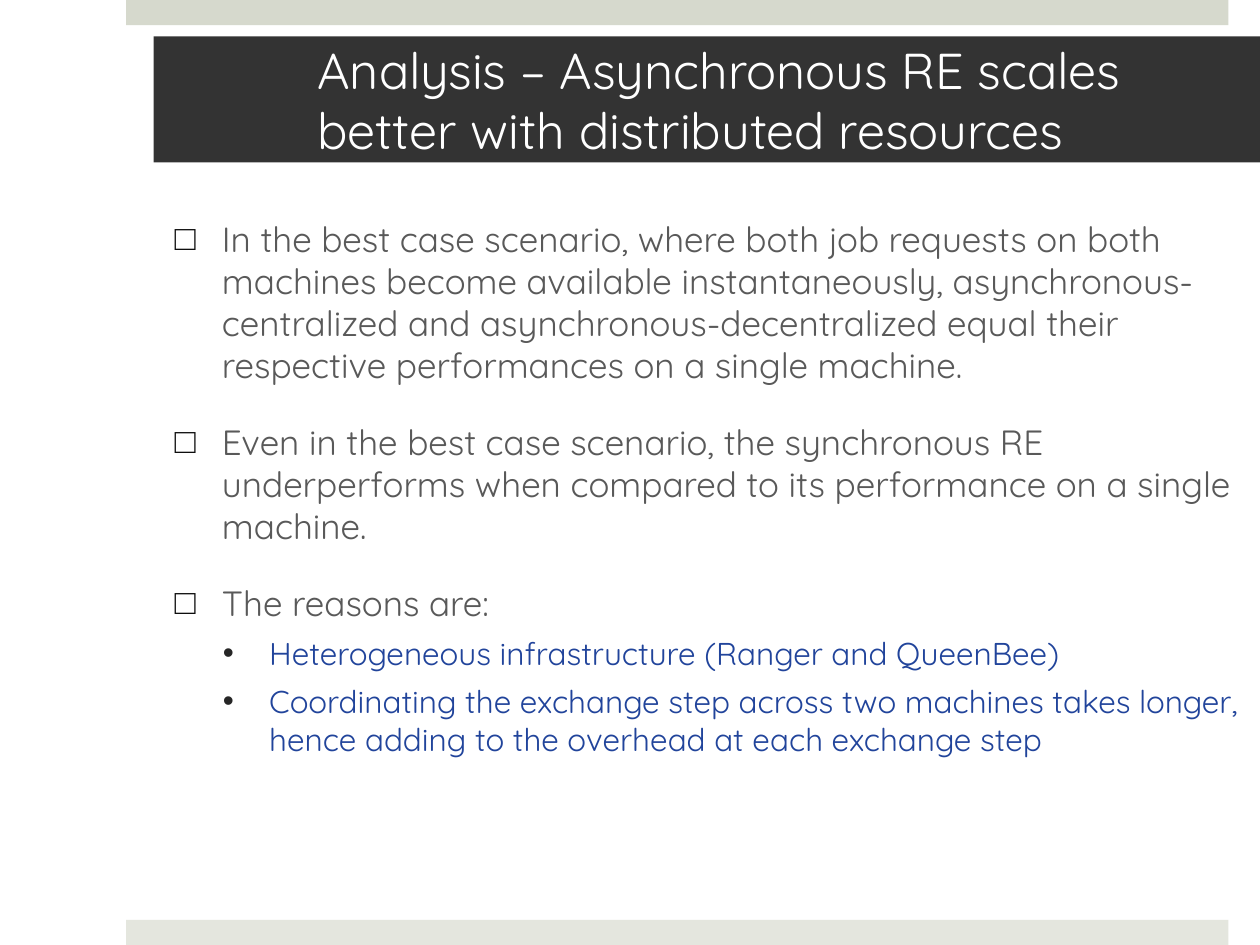
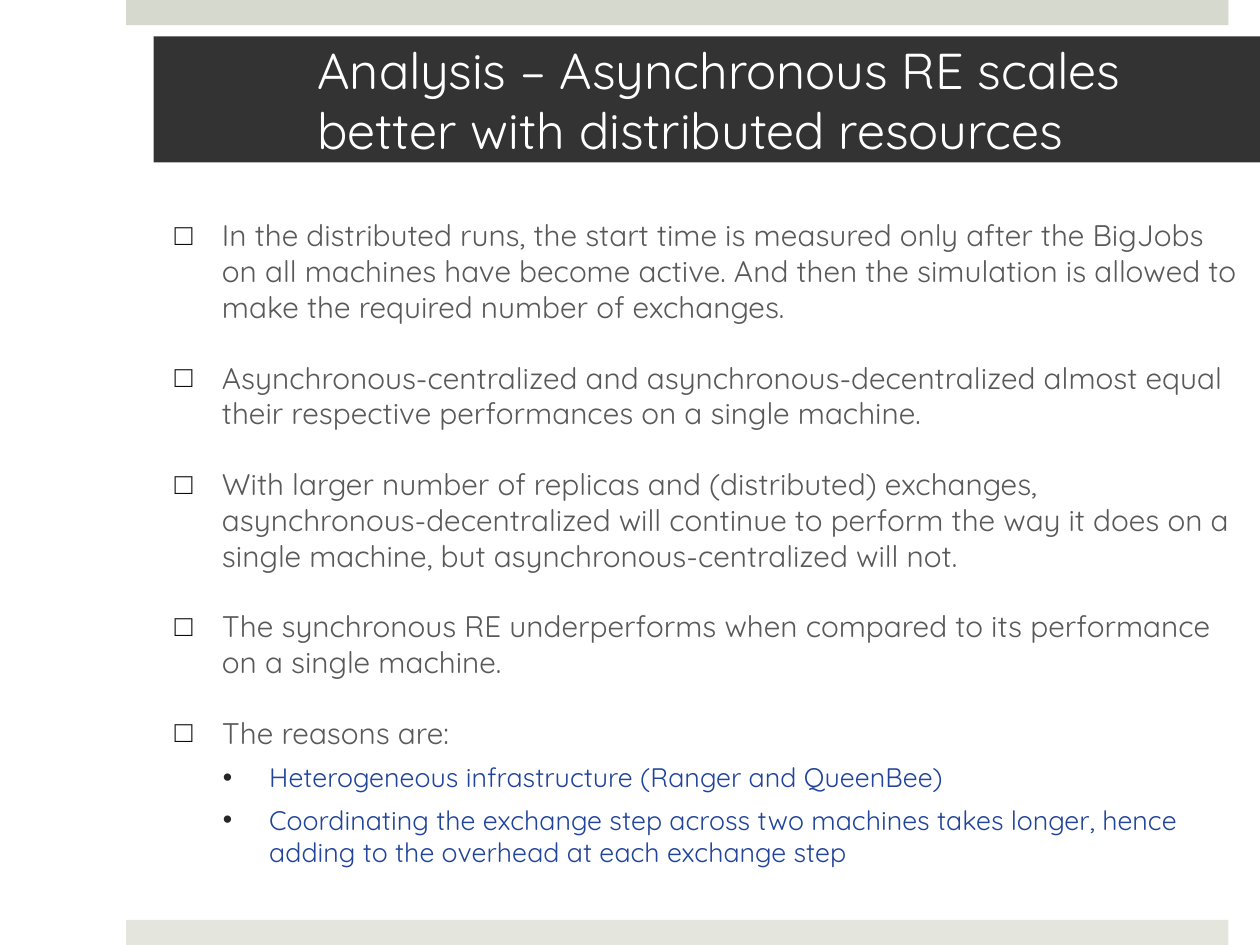
Before and after one commit to saga-project/saga-cpp-legacy-projects, a slide deck: slide 21 of papers/async-re/data/RE.pptx (slide 22 before the commit). Drawn at 1260x945 pixels with LibreOffice and Linux fonts; fonts in the diff are those of the drawing; background and template pictures are left out. Boxes give left, top, right and bottom in pixels: in the first picture for what was removed or moved away, otherwise in the second. Text is boxed around its words. In the diff, an @@ line names an element or a change of style, - is before the commit and + after.

```diff
--- a/papers/async-re/data/RE.pptx
+++ b/papers/async-re/data/RE.pptx
@@ text at bbox=[222, 224, 1236, 679]: text changed; size 20 to 17 pt @@
-□ In the best case scenario, where both job requests on both machines become available instantaneously, asynchronous-centralized and asynchronous-decentralized equal their respective performances on a single machine.
-□ Even in the best case scenario, the synchronous RE underperforms when compared to its performance on a single machine.
+□ In the distributed runs, the start time is measured only after the BigJobs on all machines have become active. And then the simulation is allowed to make the required number of exchanges.
+□ Asynchronous-centralized and asynchronous-decentralized almost equal their respective performances on a single machine.
+□ With larger number of replicas and (distributed) exchanges, asynchronous-decentralized will continue to perform the way it does on a single machine, but asynchronous-centralized will not.
+□ The synchronous RE underperforms when compared to its performance on a single machine.
@@ text at bbox=[222, 722, 1176, 863]: size 20 to 17 pt in "The reasons are:"; size 18 to 15.3 pt in "Heterogeneous infrastructure (Ranger and QueenBee)", "Coordinating the exchange step across two machines ..." @@
```
Also in this commit, not shown: 5 other slides changed, 1 slide removed, 1 other file.
